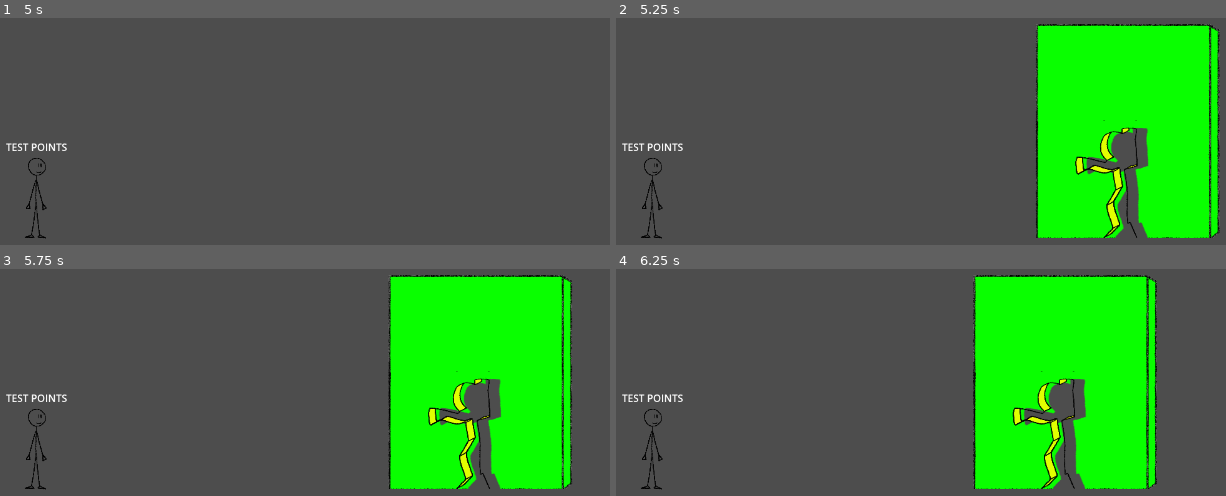
Above: before the commit, frames 1-4 (two rows, left to right).
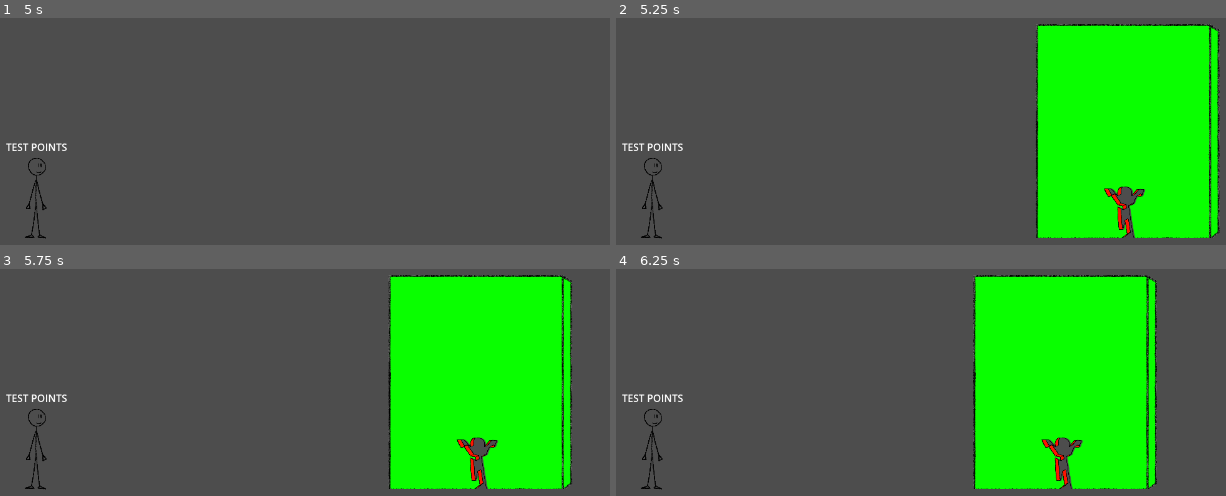
Above: after the commit, the same moments.

Repository: onegm/Scale-Game-Show
Game: Godot game, scene res://levels/Level1.tscn
Same seed, same stepped clock (60 frames per second), same inputs: the game is played once before the commit and once after it.
Inputs:
- Up to frame 1 (5 s): tap Enter at 0.5, 2, 3.5 s; hold Right (pose_right) 0.53-1.28 s; tap A (look_left) at 0.6, 2.1, 3.6 s; tap Space at 1.25, 2.75, 4.25 s; hold Down (pose_down) 1.28-2.03 s; tap D (look_right) at 1.35, 2.85, 4.35 s; hold Right (pose_right) 2.03-2.78 s; hold Up (pose_up) 2.78-3.53 s; hold Left (pose_left) from 3.53 s (still down)
- Up to frame 2 (5.25 s): release Left (pose_left) at 5.03 s; hold Down (pose_down) from 5.03 s (still down); tap A (look_left) at 5.1 s
- Up to frame 3 (5.75 s): keep holding Down (pose_down)
- Up to frame 4 (6.25 s): release Down (pose_down) at 5.78 s; hold Right (pose_right) from 5.78 s (still down); tap D (look_right) at 5.85 s

Frame 1 is identical in both runs. In frame 2, 2.9% of the frame differs, in the area x 75-88%, y 44-97%; in frame 3, 2.9%; in frame 4, 2.9%.

Commit message:
Sequencing system

Diff:
--- a/audio/AudioManager.tscn
+++ b/audio/AudioManager.tscn
@@ -6,4 +6,3 @@
 
 [node name="AudioStreamPlayer" type="AudioStreamPlayer" parent="."]
 stream = ExtResource("1_f2mkl")
-autoplay = true
--- /dev/null
+++ b/levels/posture_sequence.gd
@@ -0,0 +1,14 @@
+extends Node
+class_name PostureSequence
+
+enum SIZE {SMALL, MEDIUM, LARGE}
+enum DIRECTION {CENTER, LEFT, RIGHT}
+enum POSTURE {IDLE, WAVE, NINJA, BREAK, KNEEL}
+
+@onready var sequence : Array = []
+
+func has_next() -> bool:
+	return !sequence.is_empty()
+
+func next() -> PostureDTO:
+	return sequence.pop_front()
--- /dev/null
+++ b/levels/sequence_1.gd
@@ -0,0 +1,17 @@
+extends PostureSequence
+class_name Sequence1
+# Scale, direction, posture
+func _init():
+	sequence = [
+		PostureDTO.new(SIZE.SMALL, DIRECTION.LEFT, POSTURE.NINJA),
+		PostureDTO.new(SIZE.MEDIUM, DIRECTION.RIGHT, POSTURE.IDLE),
+		PostureDTO.new(SIZE.LARGE, DIRECTION.LEFT, POSTURE.WAVE),
+		PostureDTO.new(SIZE.SMALL, DIRECTION.LEFT, POSTURE.BREAK),
+		PostureDTO.new(SIZE.LARGE, DIRECTION.RIGHT, POSTURE.KNEEL),
+		PostureDTO.new(SIZE.LARGE, DIRECTION.RIGHT, POSTURE.NINJA),
+		PostureDTO.new(SIZE.MEDIUM, DIRECTION.LEFT, POSTURE.NINJA),
+		PostureDTO.new(SIZE.MEDIUM, DIRECTION.LEFT, POSTURE.NINJA),
+		PostureDTO.new(SIZE.SMALL, DIRECTION.LEFT, POSTURE.NINJA),
+		PostureDTO.new(SIZE.SMALL, DIRECTION.LEFT, POSTURE.NINJA),
+		PostureDTO.new(SIZE.SMALL, DIRECTION.LEFT, POSTURE.NINJA),
+	]
--- a/walls/postures/Posture.tscn
+++ b/walls/postures/Posture.tscn
@@ -244,5 +244,5 @@
 [node name="Outlines" type="AnimatedSprite2D" parent="."]
 top_level = true
 sprite_frames = SubResource("SpriteFrames_xggf3")
-animation = &"0"
+animation = &"4"
 offset = Vector2(-15, -375)
--- /dev/null
+++ b/walls/postures/postureDTO.gd
@@ -0,0 +1,13 @@
+extends Node
+class_name PostureDTO
+
+var size : PostureSequence.SIZE
+var direction : PostureSequence.DIRECTION
+var posture : PostureSequence.POSTURE
+
+func _init(new_size : PostureSequence.SIZE,
+		   new_direction : PostureSequence.DIRECTION,
+		   new_posture : PostureSequence.POSTURE):
+	size = new_size
+	direction = new_direction
+	posture = new_posture
--- a/walls/wall_posture.gd
+++ b/walls/wall_posture.gd
@@ -21,7 +21,7 @@
 func set_posture(new_posture : int):
 	posture.set_posture(new_posture)
 	posture_numDTO = ceil(new_posture/2.0)
-	posture_directionDTO = -1 if new_posture % 2 == 0 else 1
+	posture_directionDTO = 1 if new_posture % 2 == 0 else 2
 
 func set_wall_and_posture_scale(new_scale : int):
 	posture.set_posture_scale(new_scale)
--- a/walls/wall_spawner.gd
+++ b/walls/wall_spawner.gd
@@ -4,11 +4,21 @@
 @onready var timer = $Timer
 @onready var rand = RandomNumberGenerator.new()
 
+@onready var posture_sequence : PostureSequence = Sequence1.new()
+
 func _ready():
 	timer.timeout.connect(spawn_wall)
 
 func spawn_wall():
+	if !posture_sequence.has_next():
+		return
+	var next_posture = posture_sequence.next();
+
 	var new_wall = wall_posture_scene.instantiate()
 	add_child(new_wall)
-	new_wall.set_posture(rand.randi_range(0, 8))
-	new_wall.set_wall_and_posture_scale(rand.randi_range(1, 3))
+	#new_wall.set_posture(rand.randi_range(0, 8))
+	#new_wall.set_wall_and_posture_scale(rand.randi_range(1, 3))
+
+	new_wall.set_wall_and_posture_scale(next_posture.size + 1)
+	var posture_num = max(0, next_posture.posture*2 - (1 if next_posture.direction % 2 == 0 else 0))
+	new_wall.set_posture(posture_num)
Not shown, changed: audio/music/130bpmGenericLoop.mp3.import
Not shown, added: export_presets.cfg
